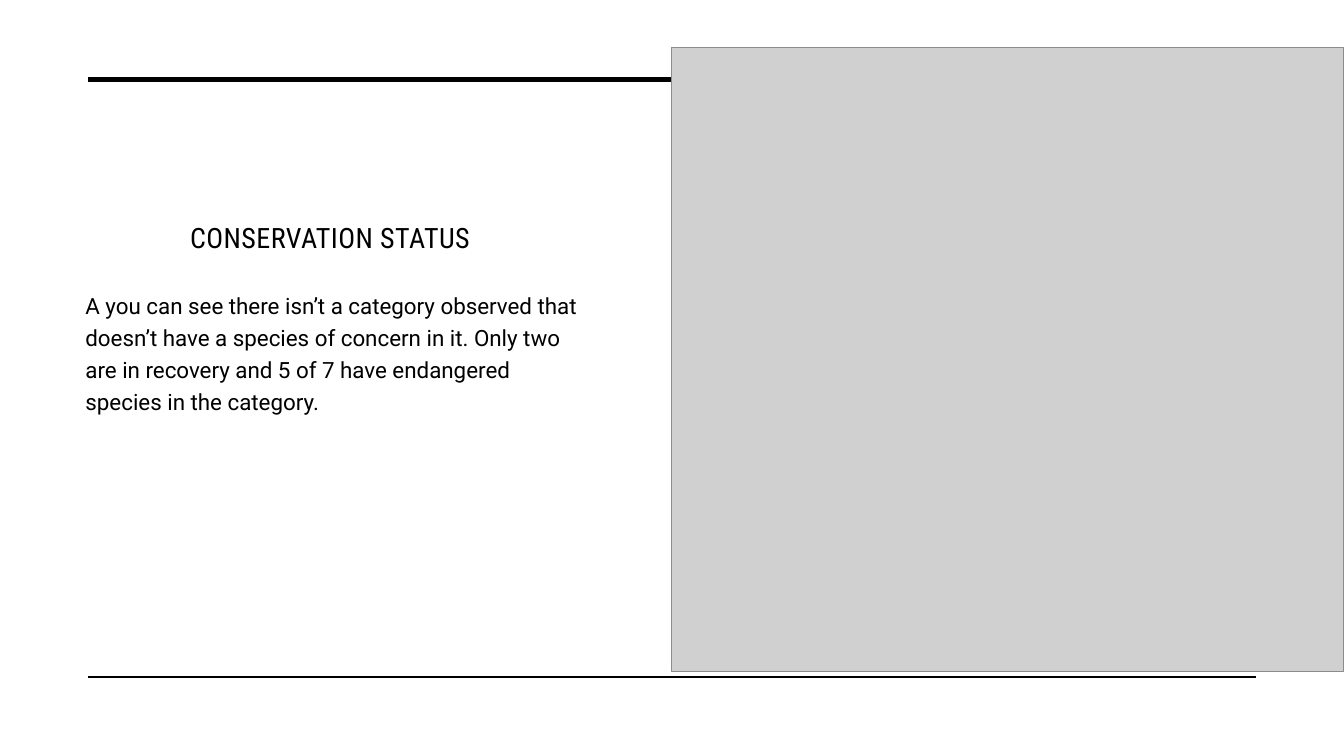
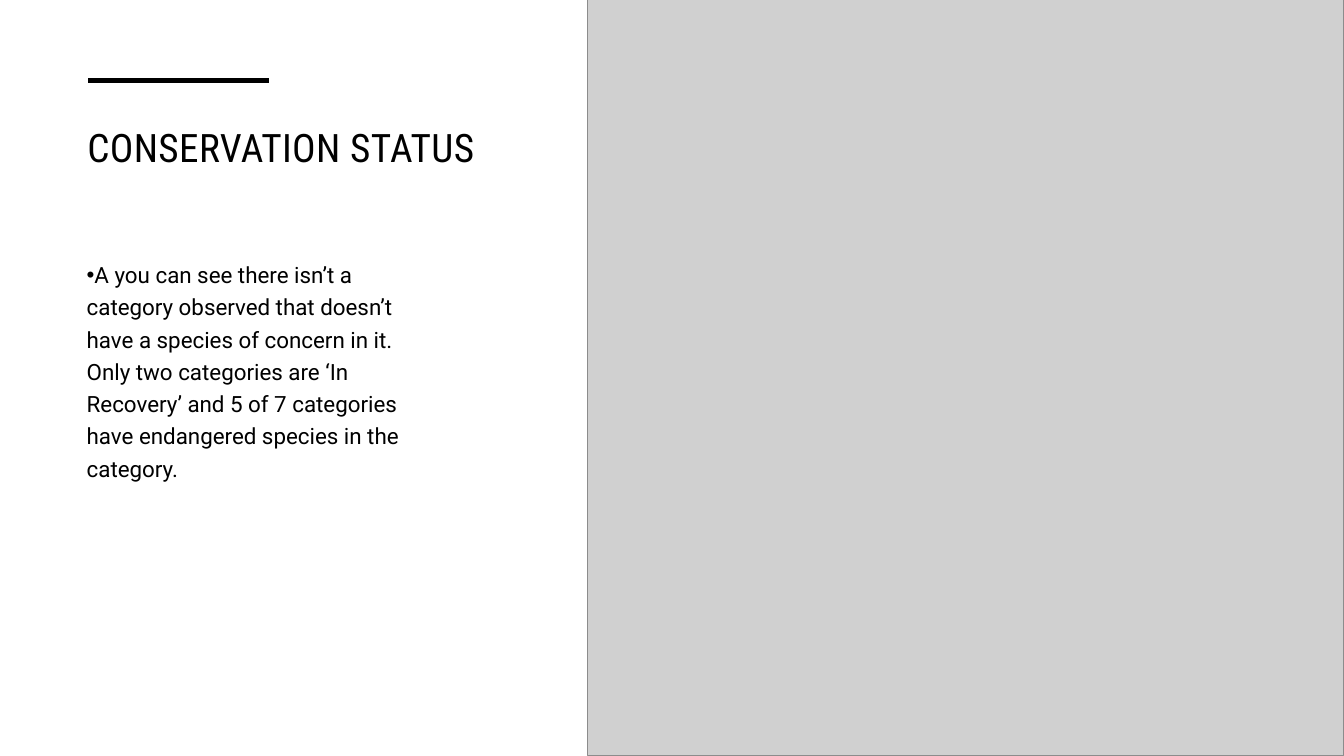
Before and after one commit to LenordStage/Biodiversity-in-National-Parks, a slide deck: slide 7 of biodiversity project 1221.pptx (slide 5 before the commit). Drawn at 1344x756 pixels with LibreOffice and Linux fonts; fonts in the diff are those of the drawing; grey boxes stand for pictures; background and template pictures are left out. Boxes give left, top, right and bottom in pixels: in the first picture for what was removed or moved away, otherwise in the second. Text is boxed around its words. In the diff, an @@ line names an element or a change of style, - is before the commit and + after.

```diff
--- a/biodiversity project 1221.pptx
+++ b/biodiversity project 1221.pptx
@@ picture resized from (x1=673, y1=48, x2=1344, y2=673) to (x1=588, y1=0, x2=1344, y2=756) @@
@@ line removed from (89, 80) to (1256, 80) @@
@@ line added from (89, 81) to (269, 81), #000000 3.5 pt @@
@@ title "CONSERVATION STATUS" moved from (x1=190, y1=227, x2=470, y2=249) to (x1=87, y1=133, x2=474, y2=163) @@
@@ title "CONSERVATION STATUS" at (x1=87, y1=133, x2=474, y2=163): size 20 to 28 pt; alignment centre to left; vertical alignment bottom to top @@
@@ text at (x1=87, y1=266, x2=398, y2=482): text changed @@
-A you can see there isn’t a category observed that doesn’t have a species of concern in it. Only two are in recovery and 5 of 7 have endangered species in the category.
+• A you can see there isn’t a category observed that doesn’t have a species of concern in it. Only two categories are ‘In Recovery’ and 5 of 7 categories have endangered species in the category.
@@ line removed from (89, 678) to (1256, 678) @@
```
Also in this commit, not shown: 3 other slides changed, 6 slides added.
